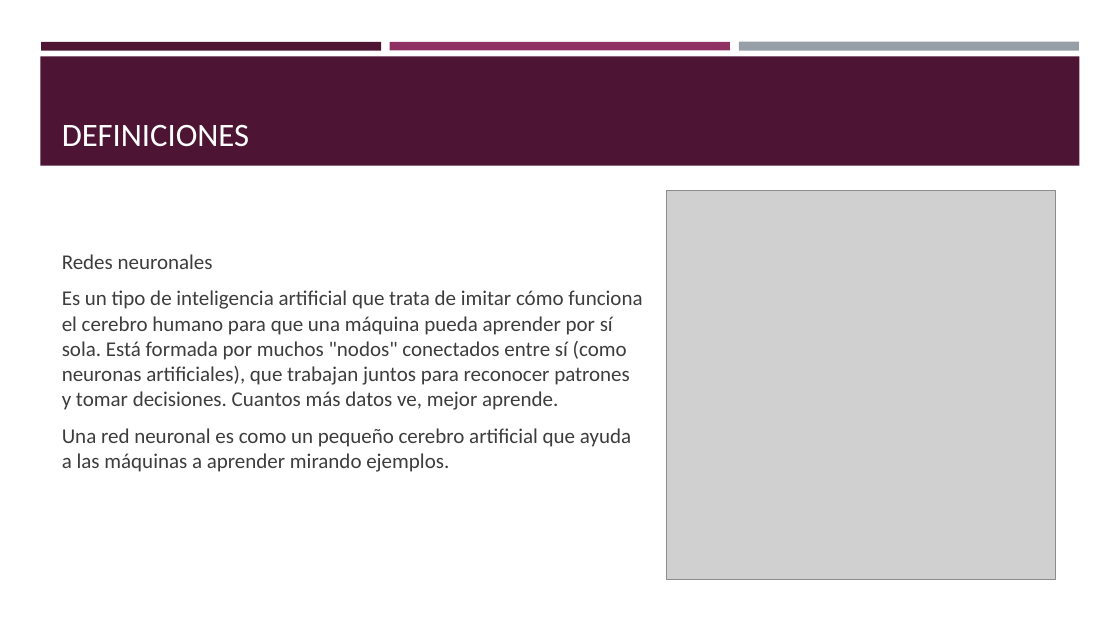
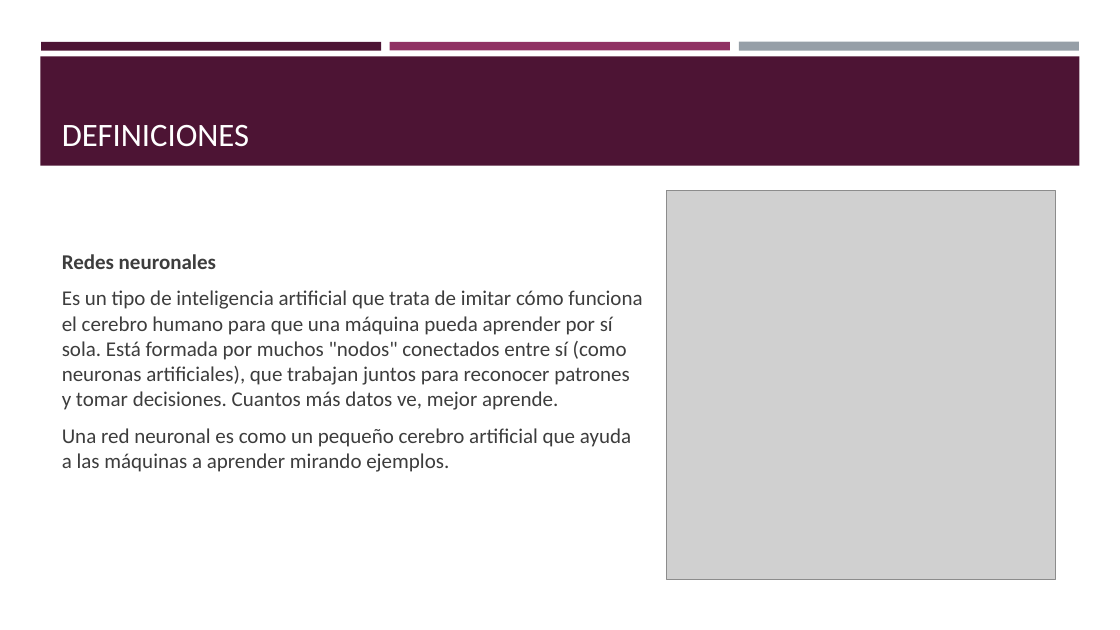
Before and after one commit to jmchema/curso_chatgpt, a slide deck: slide 6 of Introducción a chatgpt.pptx. Drawn at 1120x630 pixels with LibreOffice and Linux fonts; fonts in the diff are those of the drawing; grey boxes stand for pictures. Boxes give left, top, right and bottom in pixels: in the first picture for what was removed or moved away, otherwise in the second. Text is boxed around its words. In the diff, an @@ line names an element or a change of style, - is before the commit and + after.

```diff
--- a/Introducción a chatgpt.pptx
+++ b/Introducción a chatgpt.pptx
@@ text at (62,254,216,269): bold on in "Redes neuronales" @@
```
Also in this commit, not shown: 11 other slides changed, 1 slide added, 1 other file.
